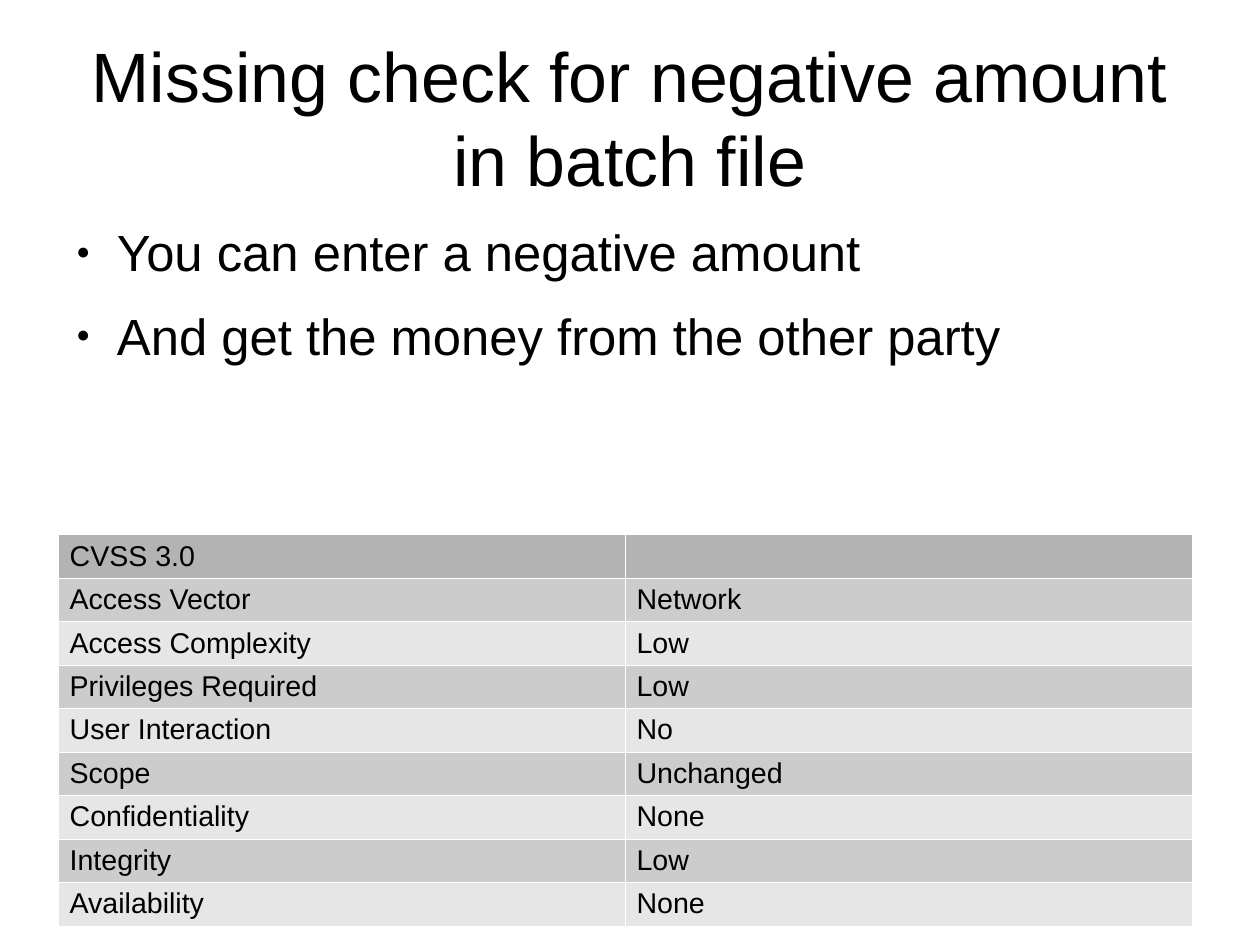
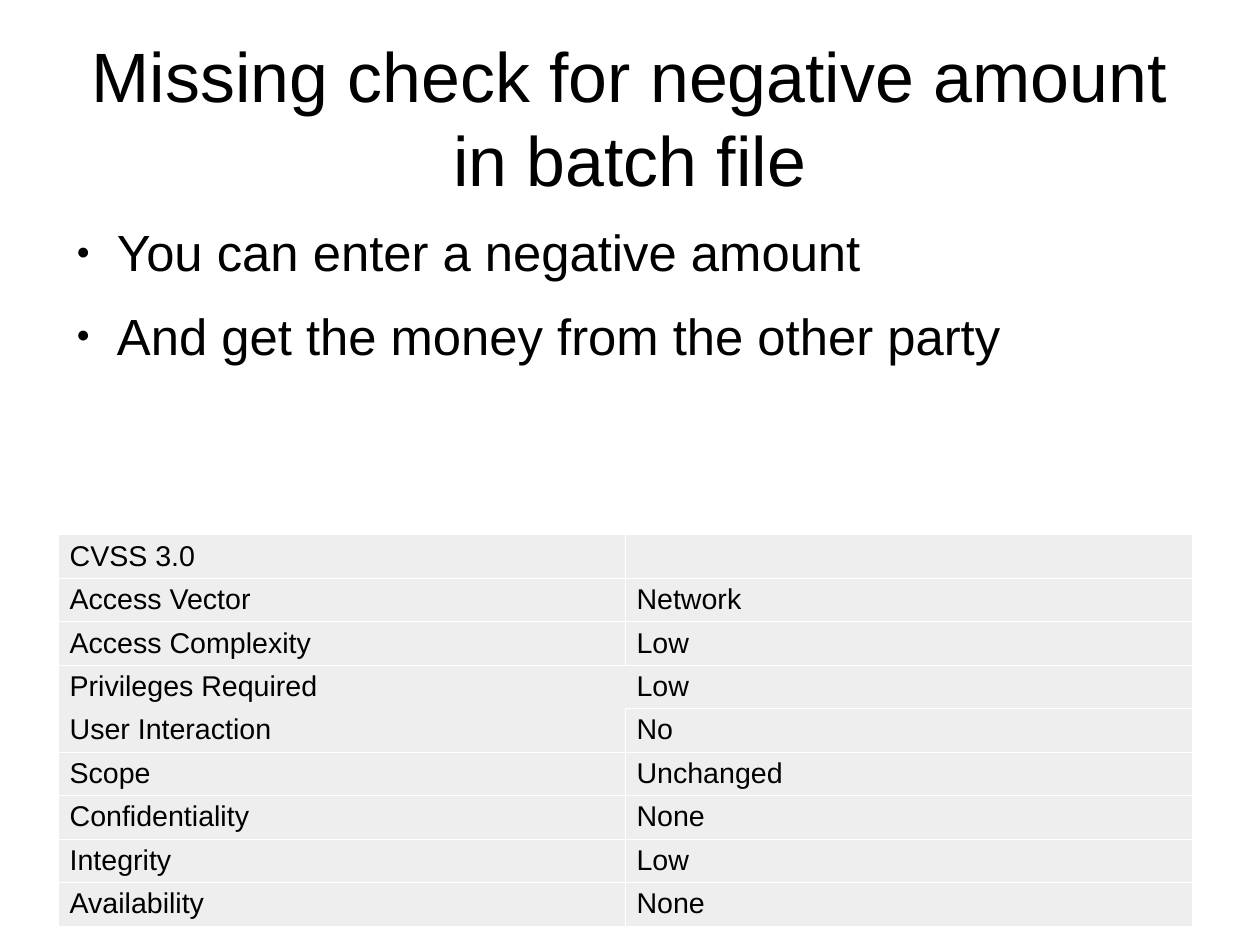
Before and after one commit to snawalgaria/SecureCoding, a slide deck: slide 4 of phase2/presentation.odp. Drawn at 1260x945 pixels with LibreOffice and Linux fonts; fonts in the diff are those of the drawing. Boxes give left, top, right and bottom in pixels: in the first picture for what was removed or moved away, otherwise in the second. Text is boxed around its words. In the diff, an @@ line names an element or a change of style, - is before the commit and + after.

Commit message:
Presentation: Make table background lighter

```diff
--- a/phase2/presentation.odp
+++ b/phase2/presentation.odp
@@ table at bbox=[58, 535, 1193, 928] @@
@@ fill #B3B3B3 to #EEEEEE in row 1 @@
@@ fill #CCCCCC to #EEEEEE in 8 cells @@
@@ fill #E6E6E6 to #EEEEEE in 8 cells @@
@@ borders changed @@
```
Also in this commit, not shown: 2 other slides changed, 2 slides added.
